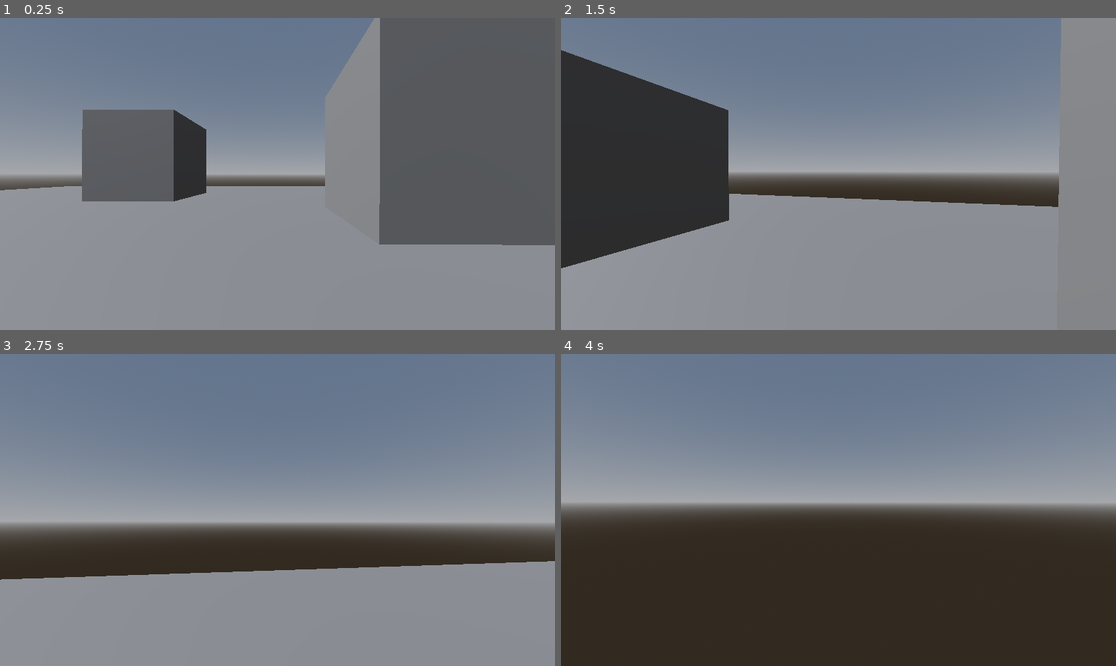
Above: before the commit, frames 1-4 (two rows, left to right).
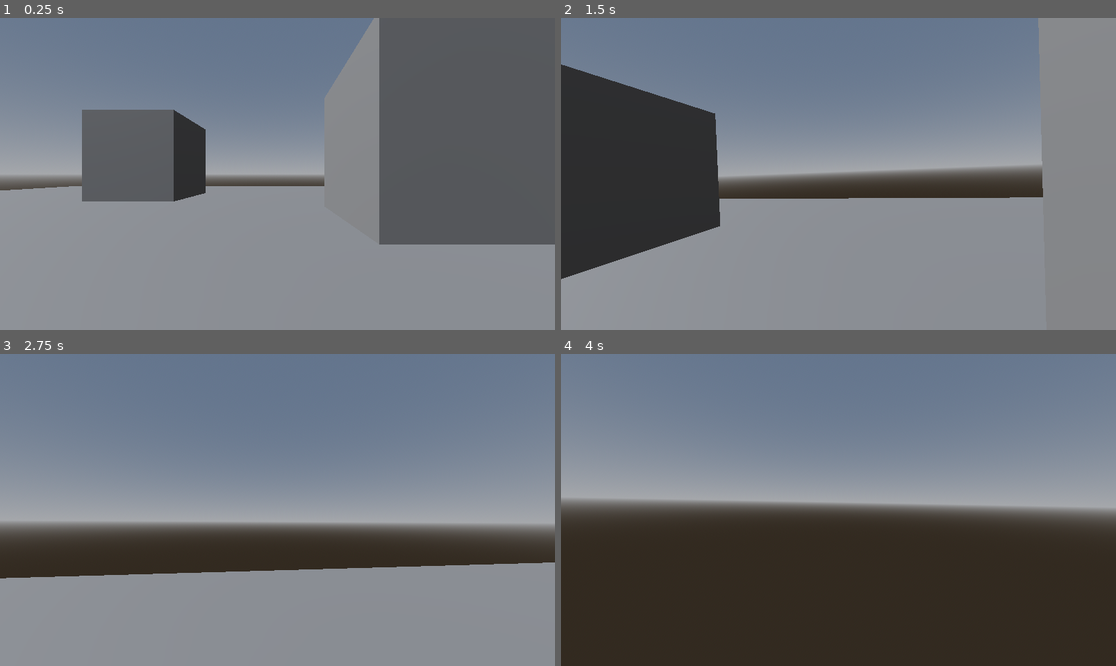
Above: after the commit, the same moments.

Repository: gamedevkoala/FPS-Controller
Game: Godot game, scene res://Scene/world.tscn
Two runs of this game, one before a commit and one after it. Both use one fixed random seed, a clock stepped at 60 frames per second and the inputs below.
Inputs (mouse positions are in pixels of both pictures, inside the frame that each line leads up to):
- Up to frame 1 (0.25 s): no input
- Up to frame 2 (1.5 s): tap Enter at 0.5 s; move the mouse to (866, 174) at 0.52 s; hold Shift (sprint) 0.53-1.28 s; hold W (walk_fwd) from 0.53 s (still down); tap Space (jump) at 0.77 s; move the mouse to (810, 174) at 1.27 s; tap S (walk_bwd) at 1.35 s
- Up to frame 3 (2.75 s): keep holding W (walk_fwd); tap Space (jump) at 1.52 s; move the mouse to (288, 503) at 2.02 s; hold Shift (sprint) from 2.03 s (still down)
- Up to frame 4 (4 s): keep holding W (walk_fwd); move the mouse to (832, 516) at 2.77 s; release Shift (sprint) at 2.78 s; tap S (walk_bwd) at 2.85 s; tap Space (jump) at 3.02, 3.77 s; move the mouse to (877, 513) at 3.52 s; hold Shift (sprint) from 3.53 s (still down)

The runs differ from the first frame. In frame 1, 0.2% of the frame differs, in the area x 0-100%, y 0-73%; in frame 2, 5.2%, in the area x 0-91%, y 0-84%; in frame 3, 0.2%; in frame 4, 1.3%.

Commit message:
Fix head bob animation timing in controller
Replaced use of delta with t_bob for camera rotation calculations to ensure head bob animation is based on accumulated movement time rather than frame time.

Diff:
--- a/Controller/controller.gd
+++ b/Controller/controller.gd
@@ -58,8 +58,8 @@
 	#head bob
 	t_bob += delta * velocity.length() * float(is_on_floor())
 	camera.transform.origin = _headbob(t_bob)
-	camera.rotation.y = sin(delta * BOB_FREQ ) * BOB_AMP / 2
-	camera.rotation.z = sin(delta * BOB_FREQ ) * BOB_AMP / 2
+	camera.rotation.y = sin(t_bob * BOB_FREQ ) * BOB_AMP / 2
+	camera.rotation.z = sin(t_bob * BOB_FREQ ) * BOB_AMP / 2
 	move_and_slide()
 
 func _headbob(time) -> Vector3:
